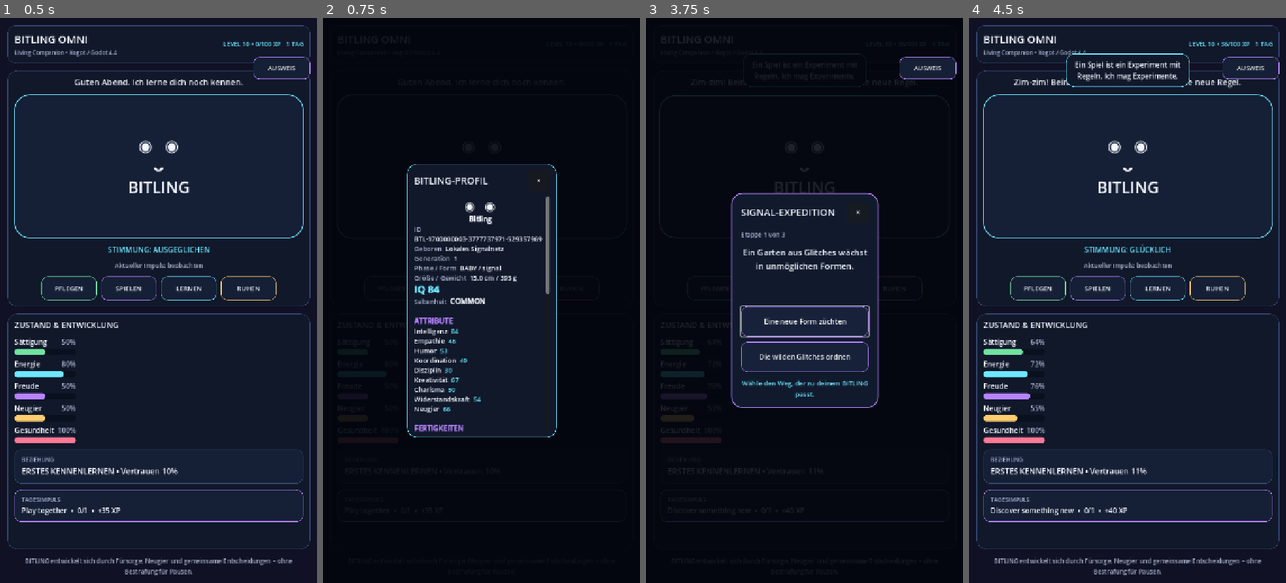
Above: before the commit, frames 1-4 (left to right).
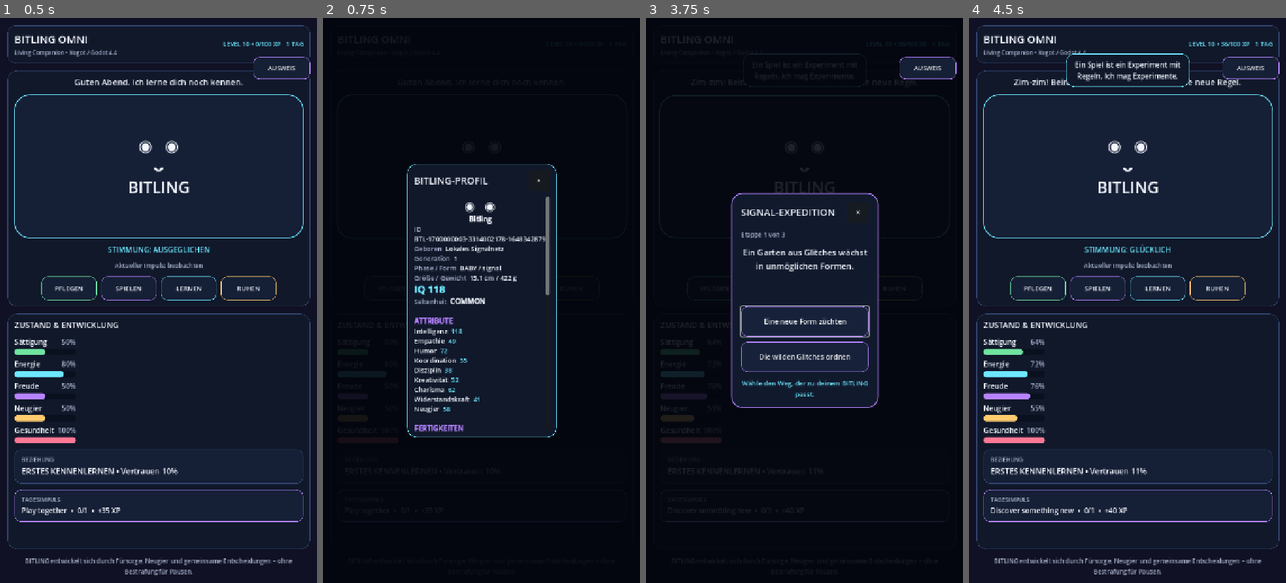
Above: after the commit, the same moments.

Repository: Cyberpunk2088/Bitling
Game: Godot game, scene res://main.tscn
The game is run twice, just before and just after one commit, with the same random seed, the same clock (stepped at 60 frames per second) and the same inputs.
Inputs:
- Up to frame 1 (0.5 s): no input
- Up to frame 2 (0.75 s): click "AUSWEIS" at 0.5 s
- Up to frame 3 (3.75 s): click "×" at 1.25 s; click "◉ ◉ ᴗ BITLING" at 2 s; click "PFLEGEN" at 2.75 s; click "SPIELEN" at 3.5 s
- Up to frame 4 (4.5 s): click "×" at 4.25 s

Frame 1 is identical in both runs. In frame 2, 0.3% of the frame differs, in the area x 33-72%, y 38-70%; in frame 3, less than 0.1%; in frame 4, nothing differs.

Commit message:
Project individual IQ into every passport view

Diff:
--- a/scripts/social/bitling_identity.gd
+++ b/scripts/social/bitling_identity.gd
@@ -88,10 +88,12 @@
 
 func get_private_passport() -> Dictionary:
 	_ensure_identity_exists()
+	_sync_iq_from_profile()
 	return passport.duplicate(true)
 
 func export_state() -> Dictionary:
 	_ensure_identity_exists()
+	_sync_iq_from_profile()
 	return {"passport": passport.duplicate(true)}
 
 func import_state(data: Dictionary) -> void:
@@ -112,7 +114,14 @@
 		passport = _create_identity()
 		identity_created.emit(str(passport.get("bitling_id", "")))
 
+func _sync_iq_from_profile() -> void:
+	var profile: Node = get_node_or_null("/root/DevelopmentProfile")
+	if profile != null and profile.has_method("get_intelligence_quotient"):
+		passport["intelligence_quotient"] = clampi(int(profile.get_intelligence_quotient()), 40, 220)
+		passport.erase("cognitive_index")
+
 func _public_projection() -> Dictionary:
+	_sync_iq_from_profile()
 	var public_card := passport.duplicate(true)
 	public_card.erase("portrait_reference")
 	public_card.erase("private_notes")
